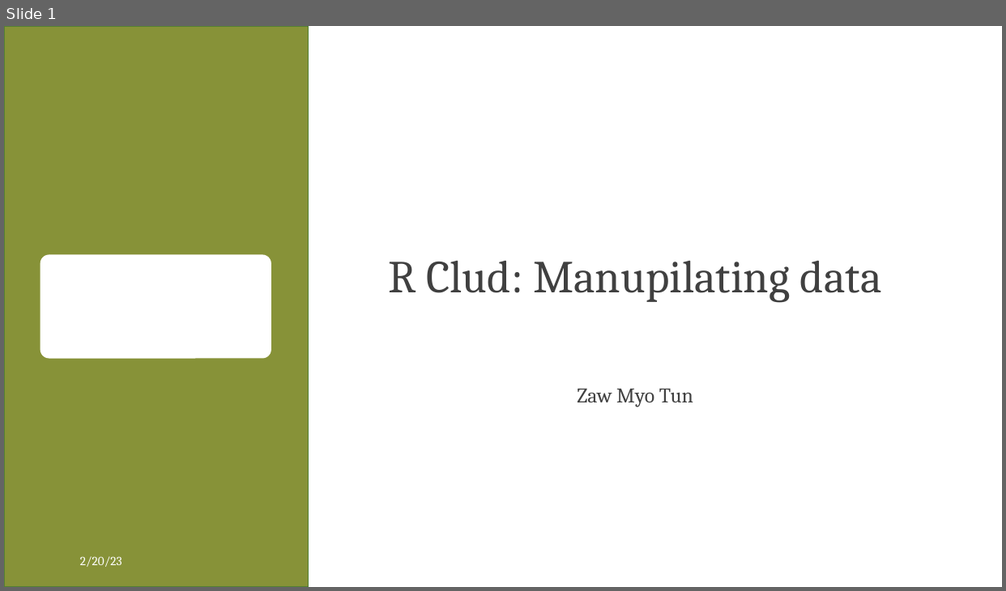
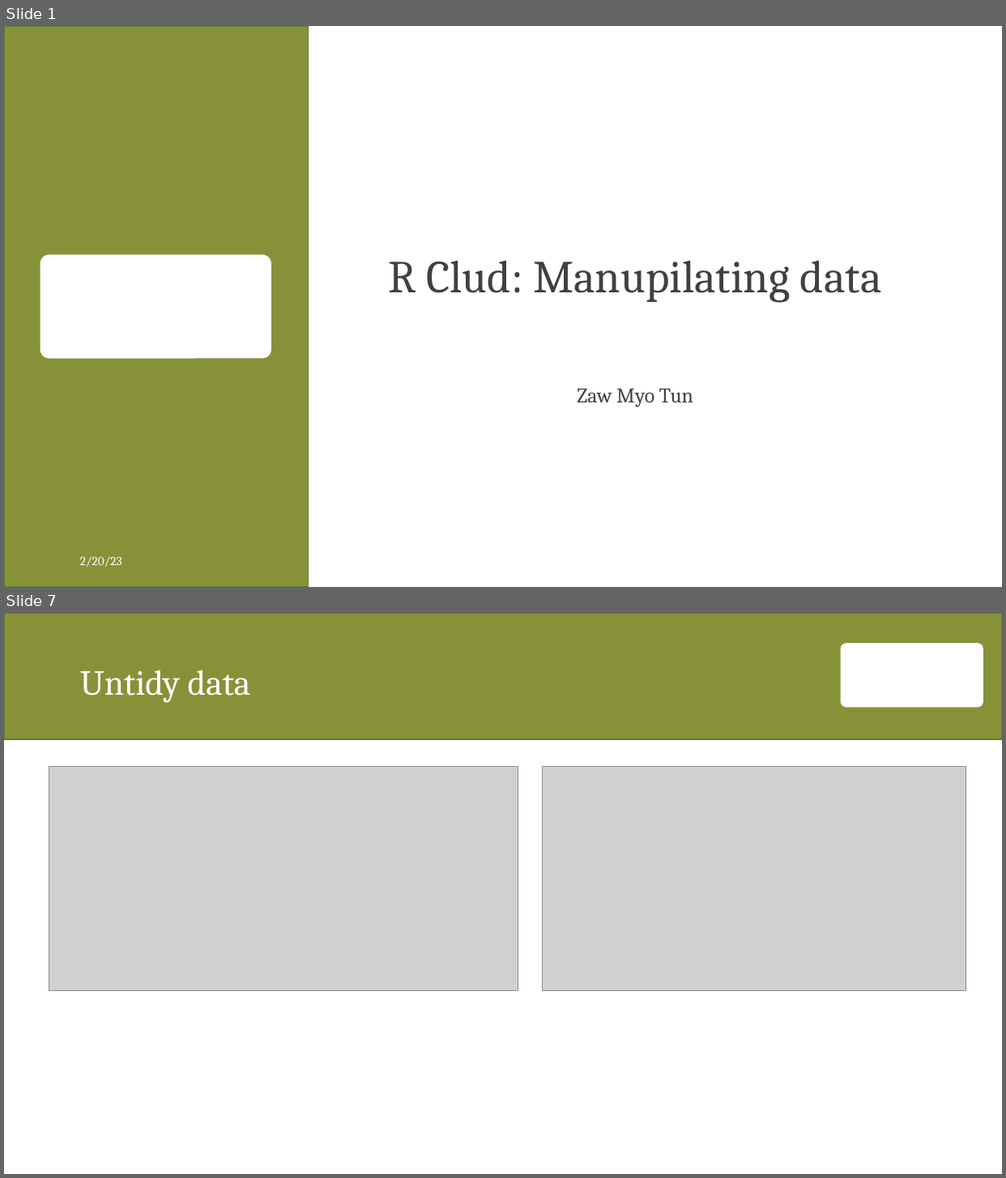
Before and after one commit to zawmtun/r_club, a slide deck: ex/03_manipulating_data.pptx. Shown one above the other, each under a label of ours: slide 1 before the commit, slides 1 and 7 after it; the slides between them are not shown. The pictures are 1006x591 and 1006x1178 pixels, drawn with LibreOffice and Linux fonts; fonts in the diff are those of the drawing; grey boxes stand for pictures; background and template pictures are left out. Boxes give left, top, right and bottom in pixels: in the first picture for what was removed or moved away, otherwise in the second. Text is boxed around its words. In the diff, an @@ line names an element or a change of style, - is before the commit and + after.

Commit message:
add details to 03_manipulating_data.pptx

```diff
--- a/ex/03_manipulating_data.pptx
+++ b/ex/03_manipulating_data.pptx
@@ slide 7 added at [4,613,1002,1174], background #FFFFFF @@
@@ rectangle added at [4,613,1002,739], fill #879238, outline #538035 1 pt @@
@@ rounded rectangle added at [841,643,984,707], fill #FFFFFF @@
@@ title added at [80,670,251,703], 34 pt, text #FFFFFF @@
+Untidy data
@@ picture added at [49,766,518,991] @@
@@ picture added at [543,766,967,991] @@
```
Also in this commit, not shown: 1 slide changed, 13 other slides added, 2 other files.
